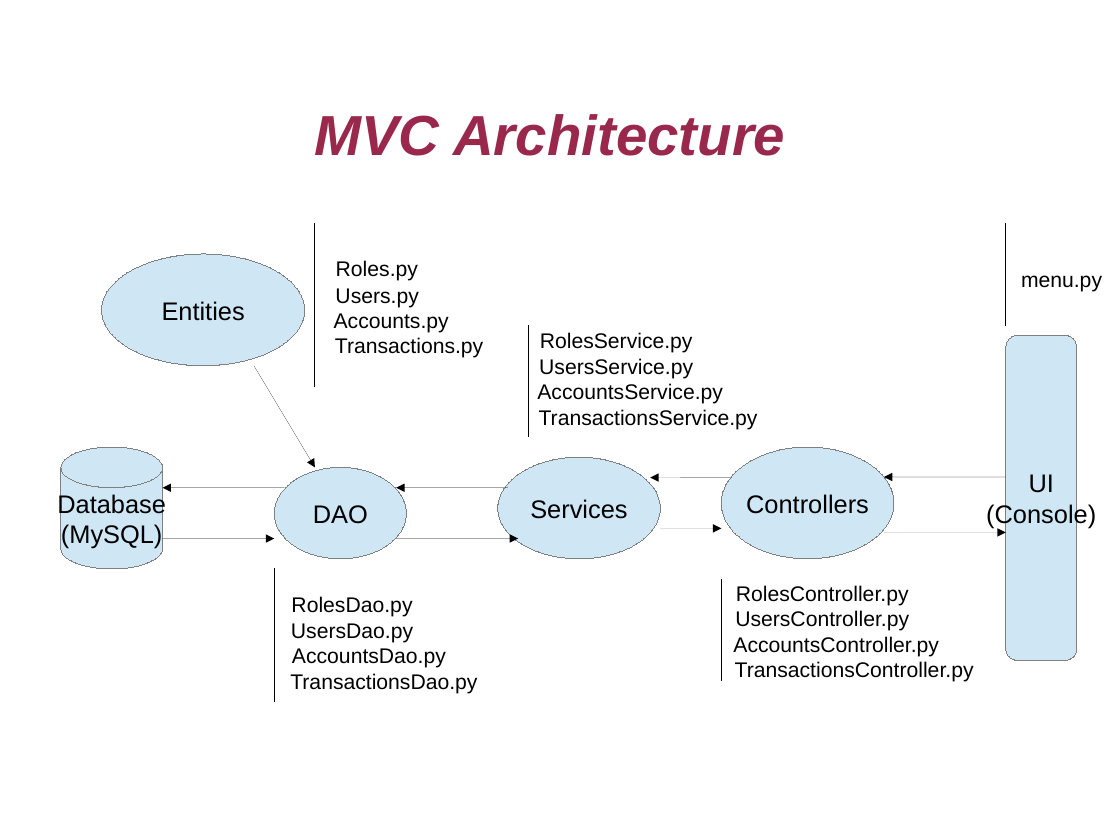
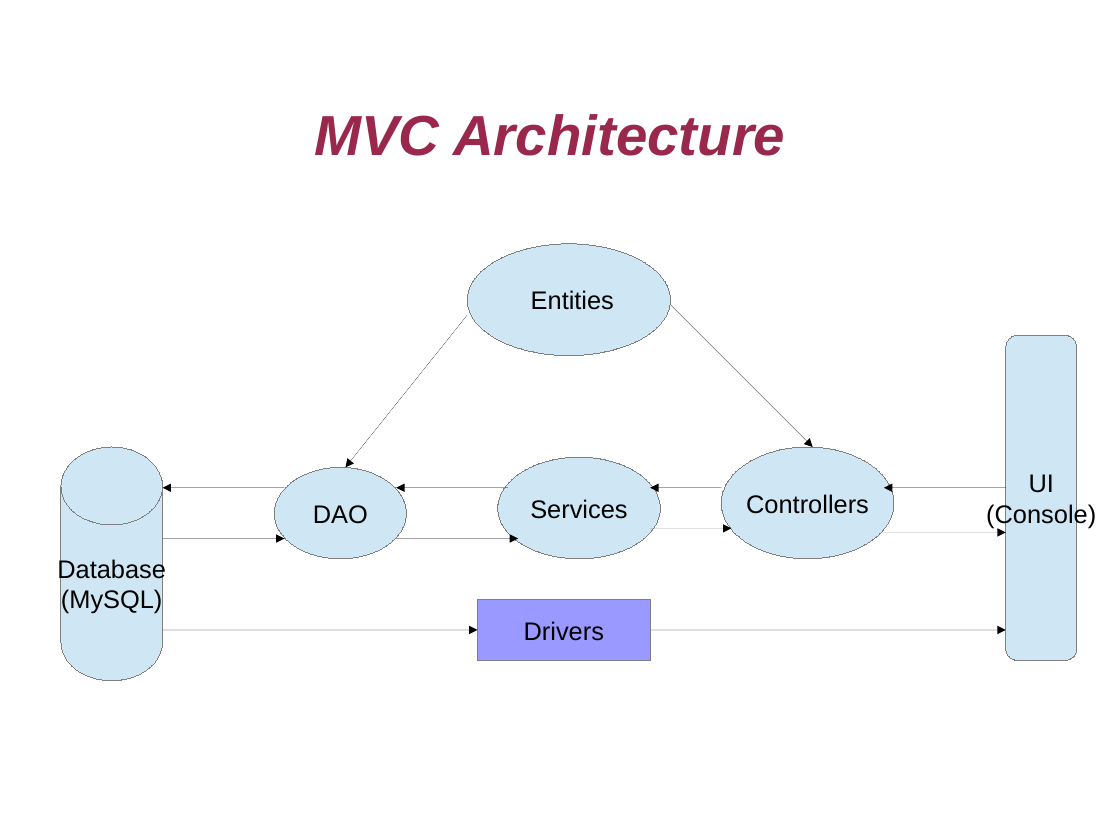
Before and after one commit to 1907cloudgcp/project-0-blappa, a slide deck: slide 7 of Presentation.odp (slide 6 before the commit). Drawn at 1120x840 pixels with LibreOffice and Linux fonts; fonts in the diff are those of the drawing. Boxes give left, top, right and bottom in pixels: in the first picture for what was removed or moved away, otherwise in the second. Text is boxed around its words. In the diff, an @@ line names an element or a change of style, - is before the commit and + after.

Commit message:
"test of 2 transactions (deposit and withdraw)"

```diff
--- a/Presentation.odp
+++ b/Presentation.odp
@@ line removed from (315, 224) to (315, 386) @@
@@ line removed from (1006, 224) to (1006, 325) @@
@@ text removed at [334, 260, 483, 358] @@
-Roles.py
-Users.py
-Accounts.py
-Transactions.py
@@ ellipse "Entities": place and size @@
-ellipse "Entities" at [102, 254, 305, 366]
+ellipse "Entities" at [468, 244, 671, 356]
@@ text removed at [1021, 275, 1102, 292] @@
-menu.py
@@ arrow moved from (254, 366) - (315, 468) to (468, 315) - (346, 468) @@
@@ line removed from (528, 325) to (528, 437) @@
@@ arrow added from (671, 305) to (813, 447), #000000 0 pt @@
@@ rectangle removed at [549, 335, 620, 447] @@
-RolesService.py
-UsersService.py
-AccountsService.py
-TransactionsService.py
@@ cylinder "Database": place and size @@
-cylinder "Database" at [61, 447, 163, 569]
+cylinder "Database" at [61, 447, 163, 681]
@@ arrow moved from (732, 478) - (650, 478) to (722, 488) - (650, 488) @@
@@ arrow moved from (1006, 477) - (884, 477) to (1006, 488) - (884, 488) @@
@@ arrow moved from (163, 539) - (274, 539) to (163, 539) - (285, 539) @@
@@ arrow moved from (661, 528) - (722, 528) to (650, 528) - (732, 528) @@
@@ text removed at [290, 596, 477, 694] @@
-RolesDao.py
-UsersDao.py
-AccountsDao.py
-TransactionsDao.py
@@ line removed from (722, 579) to (722, 681) @@
@@ rectangle removed at [755, 588, 826, 700] @@
-RolesController.py
-UsersController.py
-AccountsController.py
-TransactionsController.py
@@ rectangle added at [478, 600, 650, 661], fill #9999FF, outline #808080 0 pt, 18 pt, text #000000 @@
+Drivers
@@ line moved from (274, 569) - (274, 701) to (163, 630) - (478, 630) @@
@@ line (163, 630) - (478, 630): line to arrow @@
@@ arrow added from (650, 630) to (1006, 630), #000000 0 pt @@
```
Also in this commit, not shown: 2 other slides changed, 1 slide added, 4 other files.
